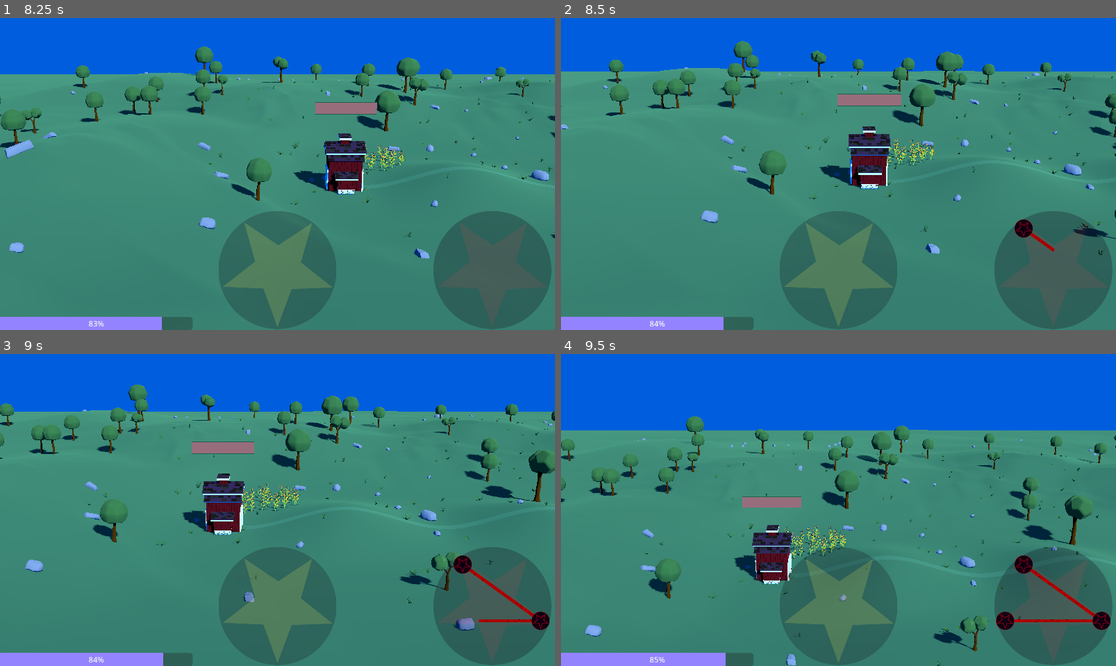
Above: before the commit, frames 1-4 (two rows, left to right).
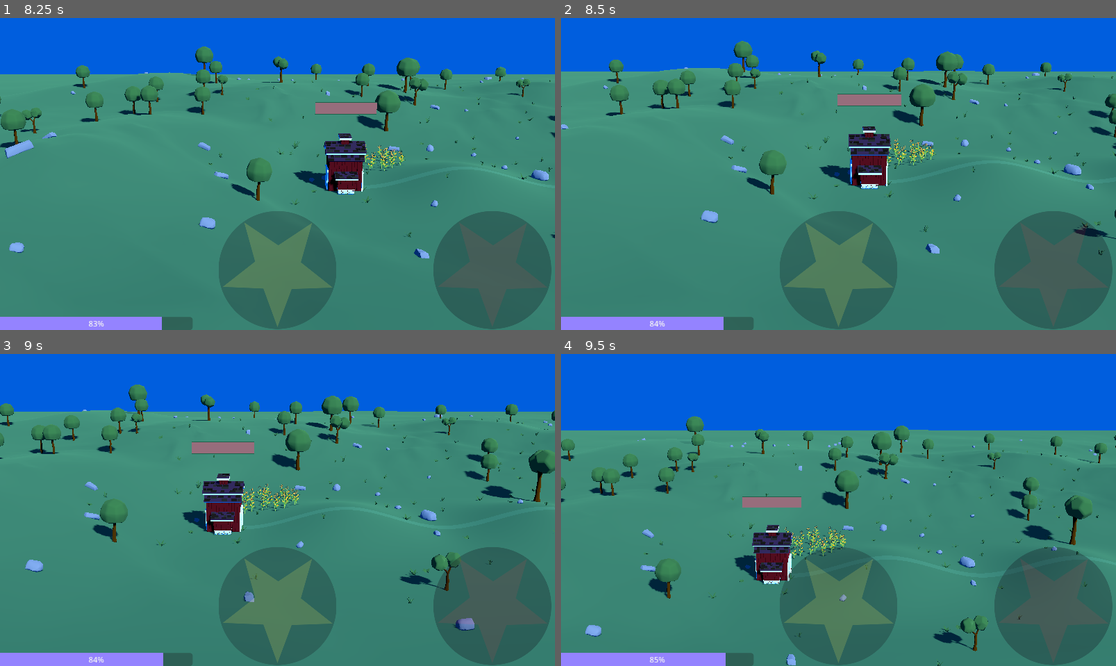
Above: after the commit, the same moments.

Repository: gpergrossi/ludum-dare-55
Game: Godot game, scene res://Scenes/IntroSequence/IntroSequence.tscn
Same seed, same stepped clock (60 frames per second), same inputs: the game is played once before the commit and once after it.
Inputs (mouse positions are in pixels of both pictures, inside the frame that each line leads up to):
- Up to frame 1 (8.25 s): click (277, 295) at 0.5 s; click (510, 283) at 1.25 s; tap Enter at 2 s; move the mouse to (399, 158) at 2.02 s; hold Right (move_right) 2.03-2.78 s; tap Mouse wheel up (zoom_in) at 2.1, 8.1 s; click (399, 158) at 2.17 s; move the mouse to (166, 189) at 2.77 s; hold Down (move_down) 2.78-3.53 s; tap Mouse wheel down (zoom_out) at 2.85 s; tap Space at 3.5 s; move the mouse to (333, 105) at 3.52 s; hold Right (move_right) 3.53-4.25 s; tap 1 at 3.6 s; click "Play as Azra" at 4.25 s; move the mouse to (249, 236) at 5.02 s; hold Up (move_up) 5.03-5.78 s; tap 2 at 5.1 s; click (249, 236) at 5.17 s; move the mouse to (444, 220) at 5.77 s; hold Left (move_left) 5.78-7.28 s; tap 3 at 5.85 s; move the mouse to (111, 127) at 6.52 s; tap 4 at 6.6 s; move the mouse to (305, 174) at 7.27 s; hold Down (move_down) 7.28-8.03 s; hold Shift 7.28-8.03 s; click (305, 174) at 7.42 s; move the mouse to (194, 96) at 8.02 s; hold Right (move_right) from 8.03 s (still down)
- Up to frame 2 (8.5 s): keep holding Right (move_right)
- Up to frame 3 (9 s): move the mouse to (399, 494) at 8.77 s; release Right (move_right) at 8.78 s; hold Up (move_up) from 8.78 s (still down); tap Mouse wheel down (zoom_out) at 8.85 s
- Up to frame 4 (9.5 s): keep holding Up (move_up)

Frame 1 is identical in both runs. In frame 2, 0.2% of the frame differs, in the area x 81-89%, y 64-75%; in frame 3, 0.5%; in frame 4, 0.7%, in the area x 78-99%, y 64-89%.
Error after the commit: Invalid access of index '3' on a base object of type: 'Array'. (res://Code/Classes/Spells.gd:81)

Commit message:
Rebalance spells

Diff:
--- a/Code/Classes/Spells.gd
+++ b/Code/Classes/Spells.gd
@@ -4,7 +4,7 @@
 	'programmaticName': 'summonBasicWalker',
 	'name': 'Summon Broccoli',
 	'level': 1,
-	'manaSecondsAtLevel': 5,
+	'manaSecondsAtLevel': 3,
 	'preferredLocation': 'none',
 	'rune': Rune.new([0, 3, 2]), # For visual runes, see the Miro board at https://miro.com/app/board/uXjVKUq1fIo=/
 	'castFunc': UnitManager.summonBasicWalker,
@@ -13,65 +13,65 @@
 	'programmaticName': 'summonFlyingBomber',
 	'name': 'Summon Crow',
 	'level': 2,
-	'manaSecondsAtLevel': 30,
+	'manaSecondsAtLevel': 15,
 	'preferredLocation': 'sky',
 	'rune': Rune.new([4, 1 ,2]),
 	'castFunc': UnitManager.summonFlyingBomber,
 	'botCooldownSeconds': 5,
-}, {
-	'programmaticName': 'summonRanged',
-	'name': 'Summon Tomato',
-	'level': 2,
-	'manaSecondsAtLevel': 20,
-	'preferredLocation': 'ground',
-	'rune': Rune.new([0, 3, 2, 1]),
-	'castFunc': Spells.dummy, # TODO
-	'botCooldownSeconds': 5,
+# }, {
+# 	'programmaticName': 'summonRanged',
+# 	'name': 'Summon Tomato',
+# 	'level': 2,
+# 	'manaSecondsAtLevel': 20,
+# 	'preferredLocation': 'ground',
+# 	'rune': Rune.new([0, 3, 2, 1]),
+# 	'castFunc': Spells.dummy, # TODO
+# 	'botCooldownSeconds': 5,
 }, {
 	'programmaticName': 'summonWall',
 	'name': 'Summon Lettuce',
 	'level': 3,
-	'manaSecondsAtLevel': 15,
+	'manaSecondsAtLevel': 6,
 	'preferredLocation': 'ground',
 	'rune': Rune.new([2, 0, 4, 1, 3]),
 	'castFunc': UnitManager.summonStationaryGuard,
 	'botCooldownSeconds': 5,
-}, {
-	'programmaticName': 'summonBoulder',
-	'name': 'Summon Pumpkin',
-	'level': 3,
-	'manaSecondsAtLevel': 25,
-	'preferredLocation': 'ground',
-	'rune': Rune.new([0, 1, 3, 4, 2, 0]),
-	'castFunc': Spells.dummy, # TODO
-	'botCooldownSeconds': 10,
-}, {
-	'programmaticName': 'summonFallingSpear',
-	'name': 'Summon Carrot',
-	'level': 3,
-	'manaSecondsAtLevel': 10,
-	'preferredLocation': '*',
-	'rune': Rune.new([0, 1, 4, 0]),
-	'castFunc': Spells.dummy, # TODO
-	'botCooldownSeconds': 5,
-}, {
-	'programmaticName': 'summonExploder',
-	'name': 'Summon Popcorn',
-	'level': 4,
-	'manaSecondsAtLevel': 15,
-	'preferredLocation': 'ground',
-	'rune': Rune.new([4, 1, 2]),
-	'castFunc': Spells.dummy, # TODO
-	'botCooldownSeconds': 15,
-}, {
-	'programmaticName': 'summonMeme',
-	'name': 'Summon Potato', # is potato
-	'level': 1,
-	'manaSecondsAtLevel': 100,
-	'preferredLocation': '*',
-	'rune': Rune.new([2, 0, 1, 3, 4, 2, 1, 4, 0, 3, 2]),
-	'castFunc': Spells.dummy, # TODO
-	'botDoesNotCast': true,
+# }, {
+#	'programmaticName': 'summonBoulder',
+#	'name': 'Summon Pumpkin',
+#	'level': 3,
+#	'manaSecondsAtLevel': 25,
+#	'preferredLocation': 'ground',
+#	'rune': Rune.new([0, 1, 3, 4, 2, 0]),
+#	'castFunc': Spells.dummy, # TODO
+#	'botCooldownSeconds': 10,
+#}, {
+#	'programmaticName': 'summonFallingSpear',
+#	'name': 'Summon Carrot',
+#	'level': 3,
+#	'manaSecondsAtLevel': 10,
+#	'preferredLocation': '*',
+#	'rune': Rune.new([0, 1, 4, 0]),
+#	'castFunc': Spells.dummy, # TODO
+#	'botCooldownSeconds': 5,
+#}, {
+#	'programmaticName': 'summonExploder',
+#	'name': 'Summon Popcorn',
+#	'level': 4,
+#	'manaSecondsAtLevel': 15,
+#	'preferredLocation': 'ground',
+#	'rune': Rune.new([4, 1, 2]),
+#	'castFunc': Spells.dummy, # TODO
+#	'botCooldownSeconds': 15,
+#}, {
+#	'programmaticName': 'summonMeme',
+#	'name': 'Summon Potato', # is potato
+#	'level': 1,
+#	'manaSecondsAtLevel': 100,
+#	'preferredLocation': '*',
+#	'rune': Rune.new([2, 0, 1, 3, 4, 2, 1, 4, 0, 3, 2]),
+#	'castFunc': Spells.dummy, # TODO
+#	'botDoesNotCast': true,
 }];
 
 # Recasts the last spell. Special case since it is different per-player and changes properties.
